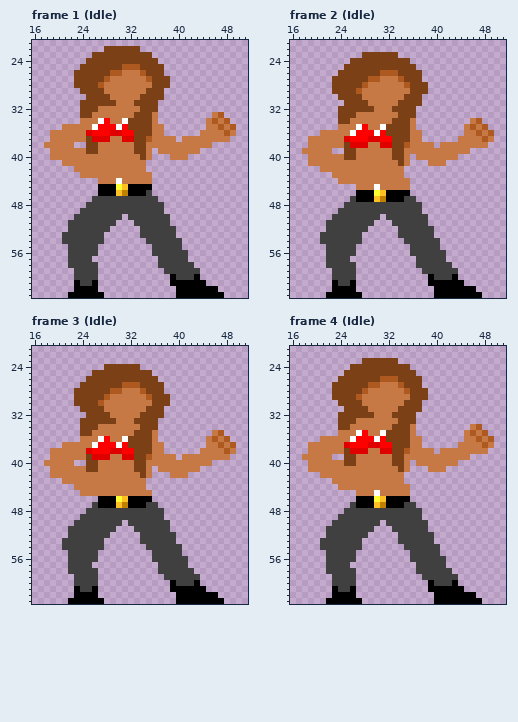
A pixel-art file gets an edit: res/gfx/Source Aseprite Files/stephanie.aseprite. That is the earlier state.
64x64 pixels, 5 frames. Shown: frame 1 (Idle): x 16..51, y 21..63; frame 2 (Idle): x 16..51, y 21..63; frame 3 (Idle): x 16..51, y 21..63; frame 4 (Idle): x 16..51, y 21..63. The commit also changed other frames, which this record leaves out.
Now the later version:
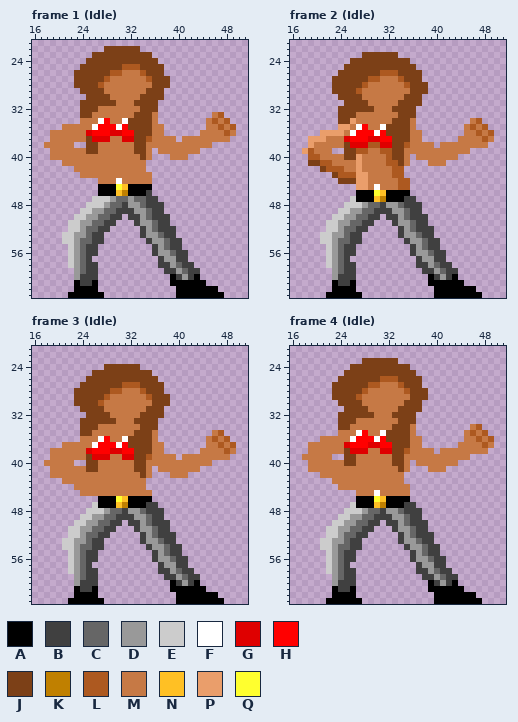
Palette (. is transparent): A #000000  B #404040  C #666666  D #999999  E #cccccc  F #ffffff  G #df0000  H #ff0000  J #7c4017  K #c08000  L #ad5920  M #c67945  N #ffc024  P #ea9e6b  Q #ffff2f
From old to new:
Changed rows in their new state; - is an unchanged pixel.
Frame 1 (Idle), layers "Belt", "Leg 1", "Leg 2":
first column x 21:
47 -----EEEDCCDCC-------
48 ----EEEDCC-DDC-------
49 ---EEDDCC---DDC------
50 --EEDDCC-----DC------
51 -EEDDCC------DDC-----
52 -EEDCC--------DC-----
53 EEDDC---------DDC----
54 EEDCC----------DDC---
55 -EDC------------DC---
56 -EDC------------DDC--
57 -EDC-------------DD--
58 -EDC--------------DC-
59 --DC---------------DC
60 --D-----------------D
Frame 2 (Idle):
first column x 18:
34 --------P---------------
35 ------PP----------------
36 ---PPPP-----------------
37 -PPP--------------------
38 -P---------LL-----------
39 PL-------LL--LL---------
40 -LL------P----L---------
41 -JJLL----P----LL--------
42 ---JLLL--P-----LL-------
43 -----JLLLPP----LL-------
44 ------JJJPP-----LL------
45 ---------PP-----LL------
47 --------E---------------
48 -------EEEDCC-DDC-------
49 ------EEDDCC---DDC------
50 -----EEDDCC-----DC------
51 ----EEDDCC------DDC-----
52 ----EEDCC--------DC-----
53 ---EEDDC---------DDC----
54 ---EEDCC----------DDC---
55 ----EDC------------DC---
56 ----EDC------------DDC--
57 ----EDC-------------DD--
58 ----EDC--------------DC-
59 -----DC---------------DC
60 -----D-----------------D
Frame 3 (Idle), layers "Belt", "Leg 1", "Leg 2":
first column x 21:
47 -----E---------------
48 ----EEEDCC-DDC-------
49 ---EEDDCC---DDC------
50 --EEDDCC-----DC------
51 -EEDDCC------DDC-----
52 -EEDCC--------DC-----
53 EEDDC---------DDC----
54 EEDCC----------DDC---
55 -EDC------------DC---
56 -EDC------------DDC--
57 -EDC-------------DD--
58 -EDC--------------DC-
59 --DC---------------DC
60 --D-----------------D
Frame 4 (Idle), layers "Belt", "Leg 1", "Leg 2": the same change as frame 3 (Idle)
